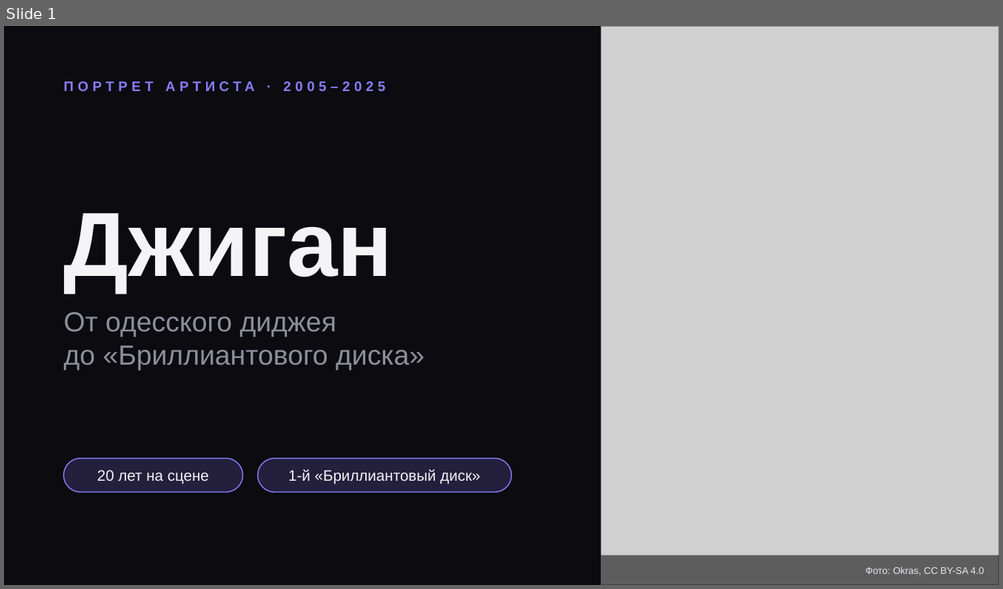
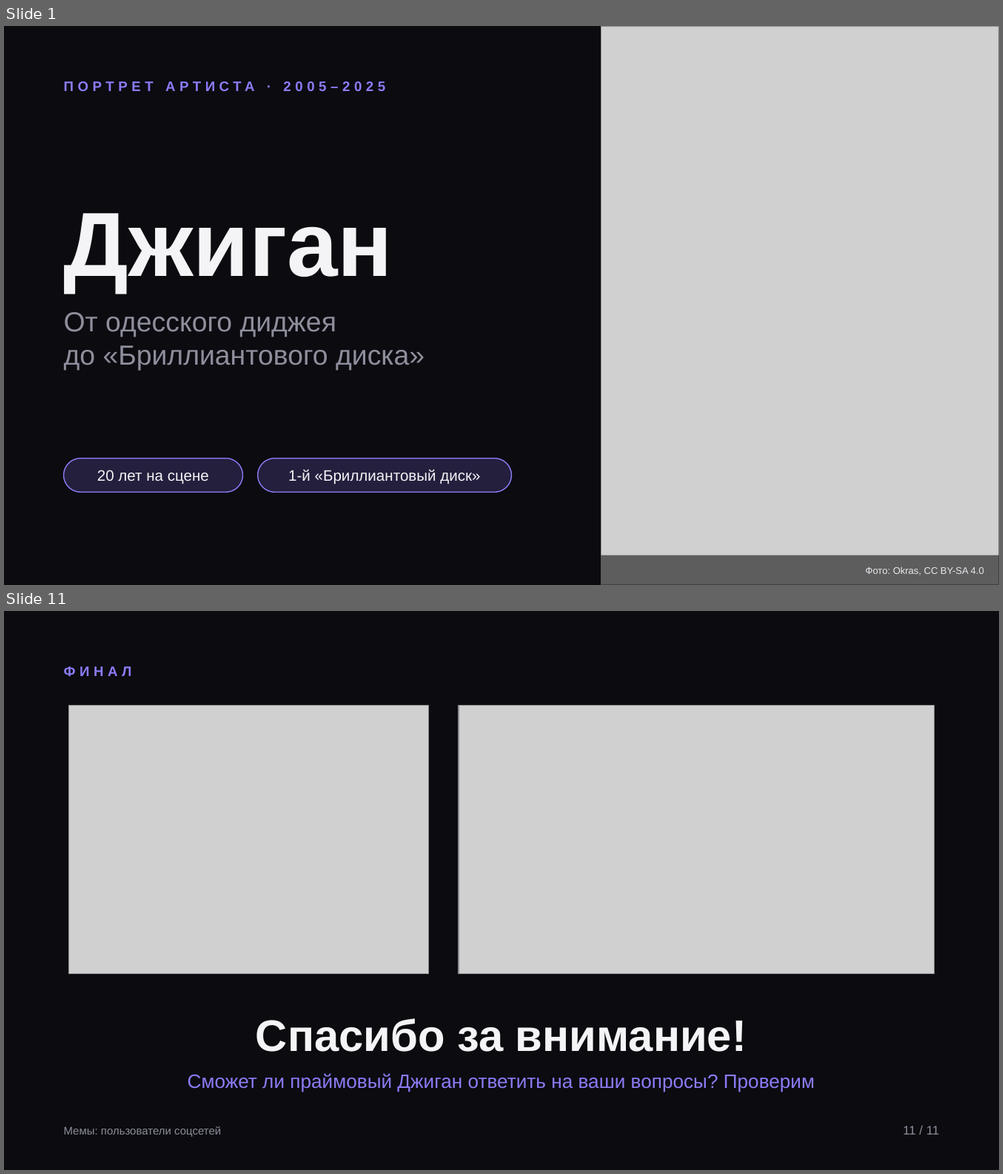
Before and after one commit to KRIEZIEYR/aaaaaaaaaaaaaaaaaa, a slide deck: Dzhigan_v2.pptx. Shown one above the other, each under a label of ours: slide 1 before the commit, slides 1 and 11 after it; the slides between them are not shown. The pictures are 1003x589 and 1003x1174 pixels, drawn with LibreOffice and Linux fonts; fonts in the diff are those of the drawing; grey boxes stand for pictures. Boxes give left, top, right and bottom in pixels: in the first picture for what was removed or moved away, otherwise in the second. Text is boxed around its words. In the diff, an @@ line names an element or a change of style, - is before the commit and + after.

```diff
--- a/Dzhigan_v2.pptx
+++ b/Dzhigan_v2.pptx
@@ slide 11 added at (4,611,999,1170), background #0B0B10 @@
@@ text added at (64,667,132,676), 10 pt, text #8B7CF6, bold @@
+ФИНАЛ
@@ picture added at (68,706,429,974) @@
@@ picture added at (458,706,934,974) @@
@@ text added at (256,1019,746,1052), 32 pt, text #F4F4F6, bold @@
+Спасибо за внимание!
@@ text added at (188,1073,814,1093), 14 pt, text #8B7CF6 @@
+Сможет ли праймовый Джиган ответить на ваши вопросы? Проверим
@@ text added at (64,1127,221,1137), 8 pt, text #8E8E9C @@
+Мемы: пользователи соцсетей
@@ text added at (902,1126,939,1135), 9 pt, text #8E8E9C @@
+11 / 11
```
Also in this commit, not shown: 8 slides changed, 1 other slide added, 1 slide removed.
